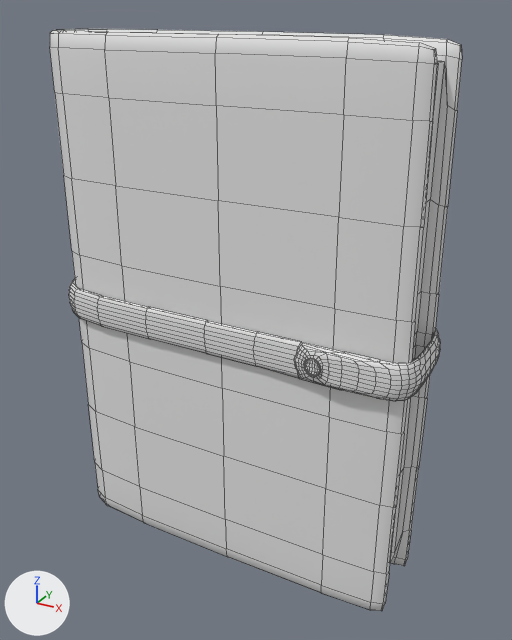
Before and after pictures for a commit that changed the FBX model Assets/Art/Objects/Notebook/Notebook.fbx.
Rendered twice from a 50 mm camera at (0.144, -0.232, 0.119) aimed at (0.014, 0.004, 0.001). Lighting does not change. The marker at lower left points along +X, +Y and +Z. The first picture is the older version. Mesh edges are drawn as thin lines.

The older version as bpy lines, for what is in view:
```python
me_mesh = bpy.data.meshes.new('Mesh')
me_mesh.from_pydata(...)  # 1291 vertices, 1296 faces; spans x -0.076..0.089, y -0.023..0.02, z -0.111..0.111
ob_notebook = bpy.data.objects.new('Notebook', me_mesh)
ob_notebook.location = (0.0, 0.0, 0.0)
```
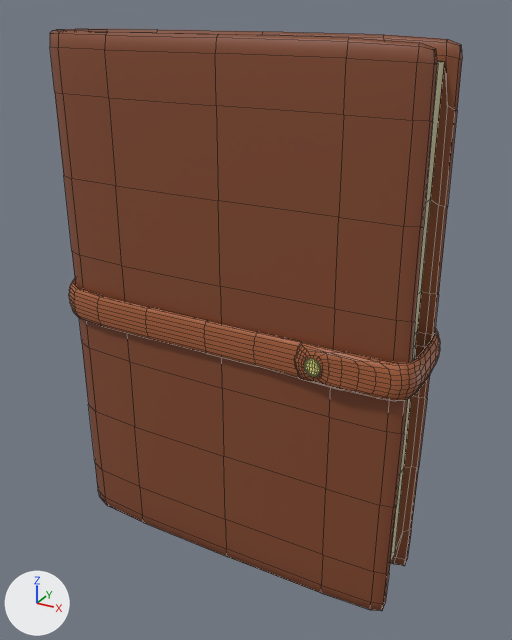
The newer file is also turned or shifted as a whole; pictures and numbers use the older file's frame.

Changed parts and their boxes [x1, y1, x2, y2] in the pictures (512 x 640 px):
part 1 of me_mesh, recoloured (white to brown)
    both: [50, 29, 462, 611]
part 2 of me_mesh, recoloured
    both: [390, 62, 444, 562]
part 3 of me_mesh, recoloured (white to brown)
    both: [146, 307, 440, 401]
part 4 of me_mesh, recoloured (white to brown)
    both: [69, 278, 149, 339]
part 5 of me_mesh, recoloured (white to yellow)
    both: [304, 358, 321, 377]

Edits to the bpy script that builds the scene:
```text
Add mat_cape2:
    mat_cape2 = principled_material('Cape2')
    mat_cape2.base_color = (0.413, 0.122, 0.0452)  # brown #ac623c
Add mat_pages_001:
    mat_pages_001 = principled_material('Pages.001')
    mat_pages_001.base_color = (0.761, 0.739, 0.476)  # beige #e2dfb7
Add mat_button:
    mat_button = principled_material('Button')
    mat_button.base_color = (0.8, 0.756, 0.232)  # yellow #e7e184
Add mat_cape:
    mat_cape = principled_material('Cape')
    mat_cape.base_color = (0.236, 0.068, 0.0275)  # brown #854a2e
Change me_mesh:
    where me_mesh.from_pydata(...)  # 1291 vertices, 1296 faces; spans x -0.076..0.089, y -0.023..0.02, z -0.111..0.111
    used by ob_notebook; location = (0.0, 0.0, 0.0)
    me_mesh part 1: 460 of the faces centred in x -0.074..0.085, y -0.017..0.017, z -0.111..0.111 switch from no material to mat_cape (brown #854a2e)
    me_mesh part 2: all 56 faces centred in x -0.055..0.079, y -0.012..0.012, z -0.103..0.103 switch from no material to mat_pages_001 (beige #e2dfb7)
    me_mesh part 3: 448 of the faces centred in x -0.01..0.089, y -0.022..0.02, z -0.007..0.007 switch from no material to mat_cape2 (brown #ac623c)
    me_mesh part 4: 148 of the faces centred in x -0.076..-0.036, y -0.02..0.02, z -0.007..0.007 switch from no material to mat_cape2 (brown #ac623c)
    me_mesh part 5: 184 of the faces centred in x 0.048..0.055, y -0.023..-0.022, z -0.004..0.004 switch from no material to mat_button (yellow #e7e184)
```
